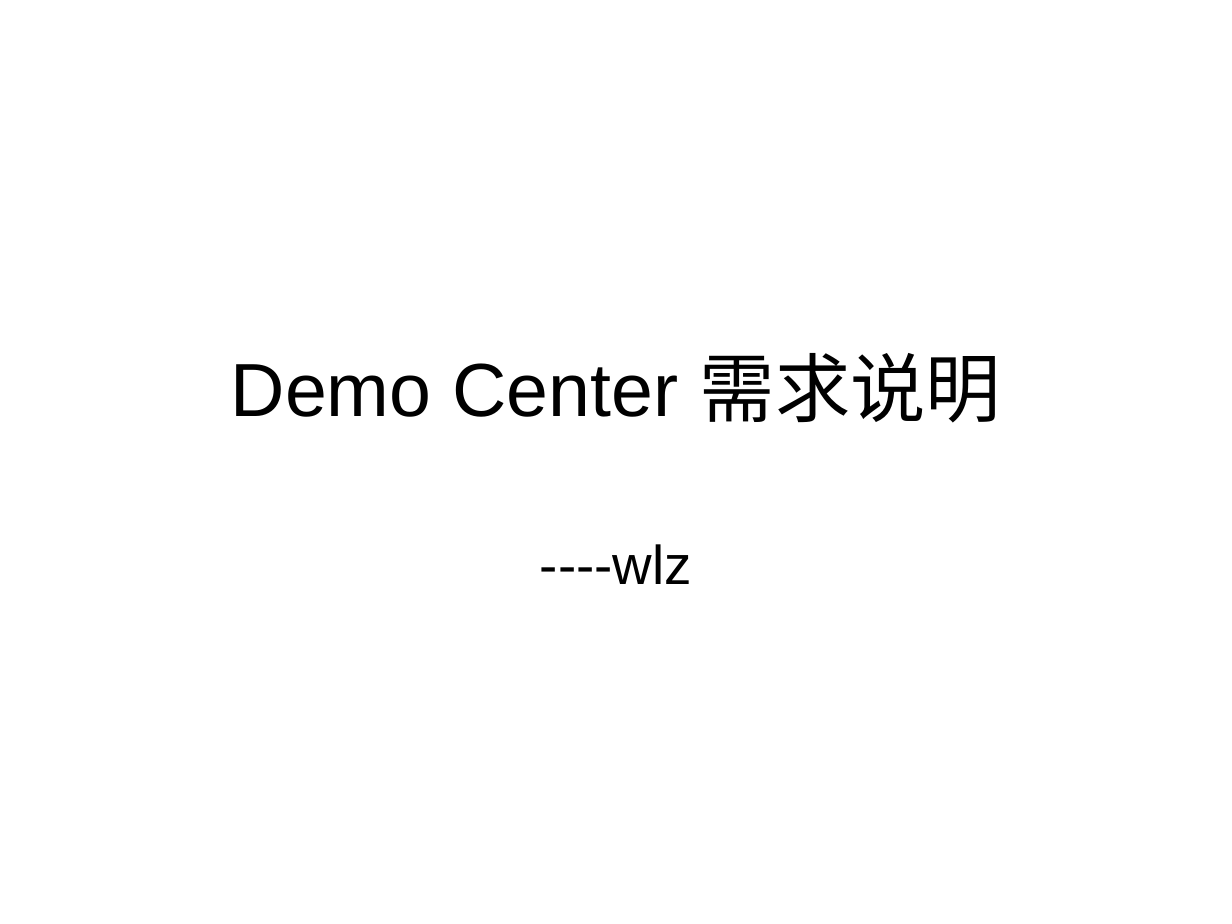
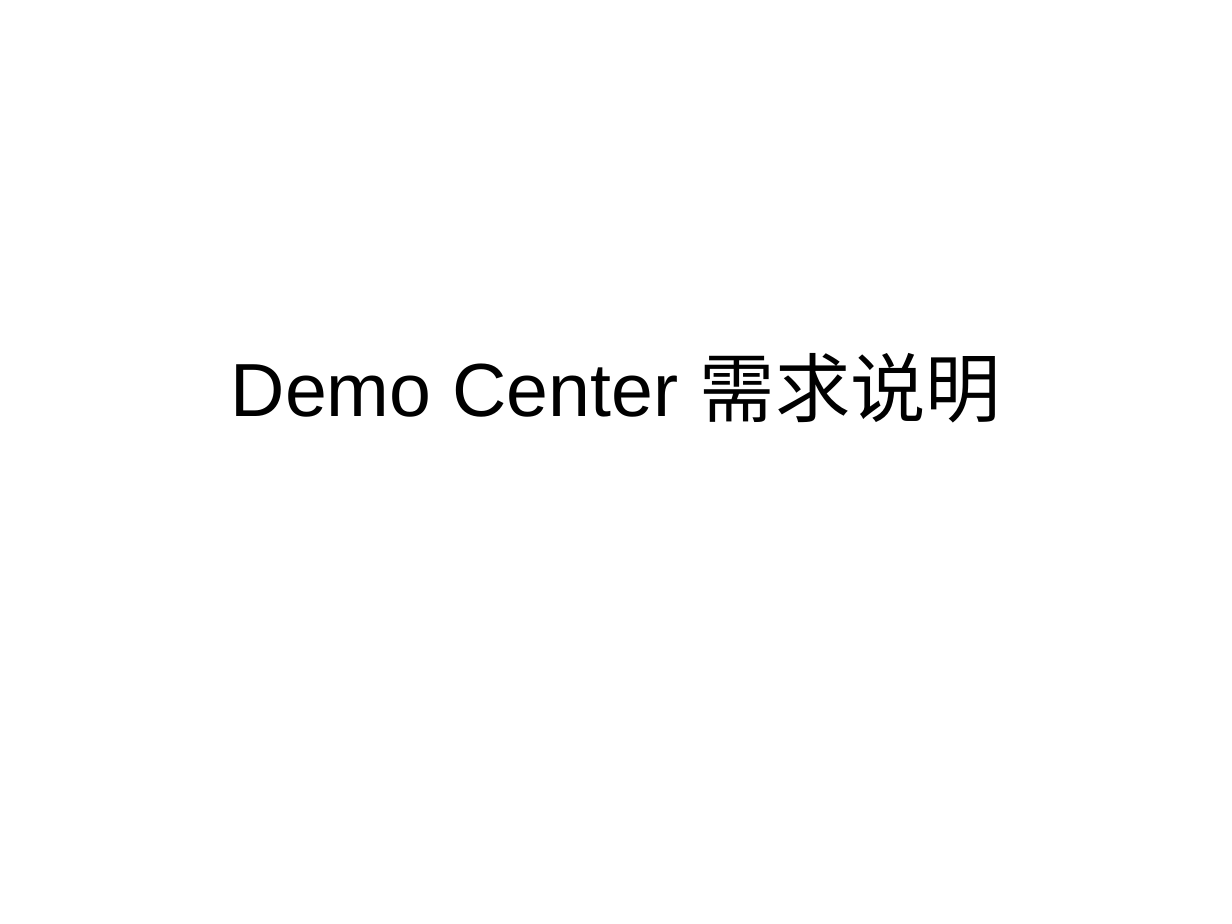
Before and after one commit to reetssydney/dcm, a slide deck: slide 1 of trunk/Second Life需求_张亮.ppt. Drawn at 1232x924 pixels with LibreOffice and Linux fonts; fonts in the diff are those of the drawing. Boxes give left, top, right and bottom in pixels: in the first picture for what was removed or moved away, otherwise in the second. Text is boxed around its words. In the diff, an @@ line names an element or a change of style, - is before the commit and + after.

```diff
--- a/trunk/Second Life需求_张亮.ppt
+++ b/trunk/Second Life需求_张亮.ppt
@@ subtitle removed at (540, 544, 692, 584) @@
-----wlz
```
Also in this commit, not shown: 4 other slides changed.
